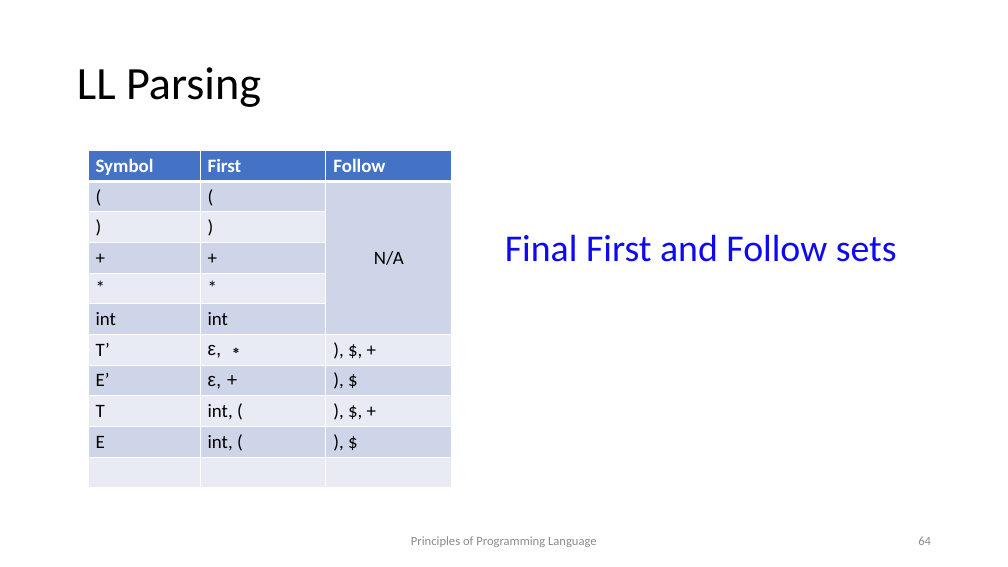
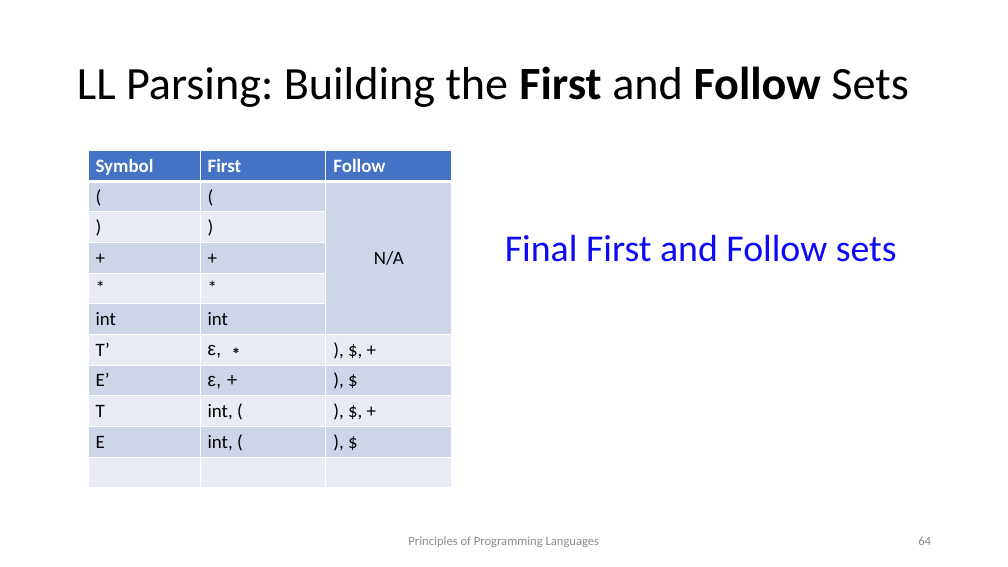
Before and after one commit to kongm/pl-design, a slide deck: slide 64 of syntax.pptx. Drawn at 1008x567 pixels with LibreOffice and Linux fonts; fonts in the diff are those of the drawing. Boxes give left, top, right and bottom in pixels: in the first picture for what was removed or moved away, otherwise in the second. Text is boxed around its words. In the diff, an @@ line names an element or a change of style, - is before the commit and + after.

```diff
--- a/syntax.pptx
+++ b/syntax.pptx
@@ title at [77, 66, 908, 107]: text changed @@
-LL Parsing
+LL Parsing: Building the First and Follow Sets
@@ text at [408, 536, 599, 547]: text changed @@
-Principles of Programming Language
+Principles of Programming Languages
```
Also in this commit, not shown: 75 other slides changed, 3 slides added, 1 other file.
